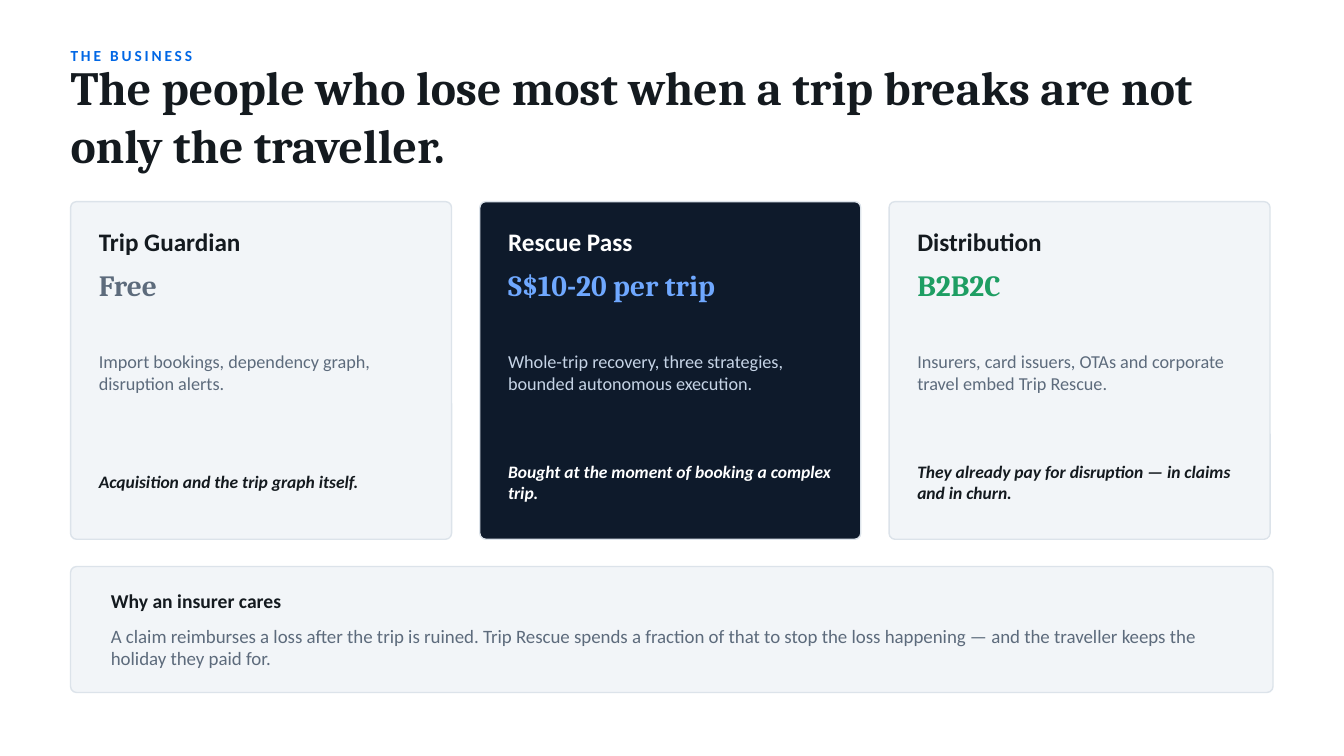
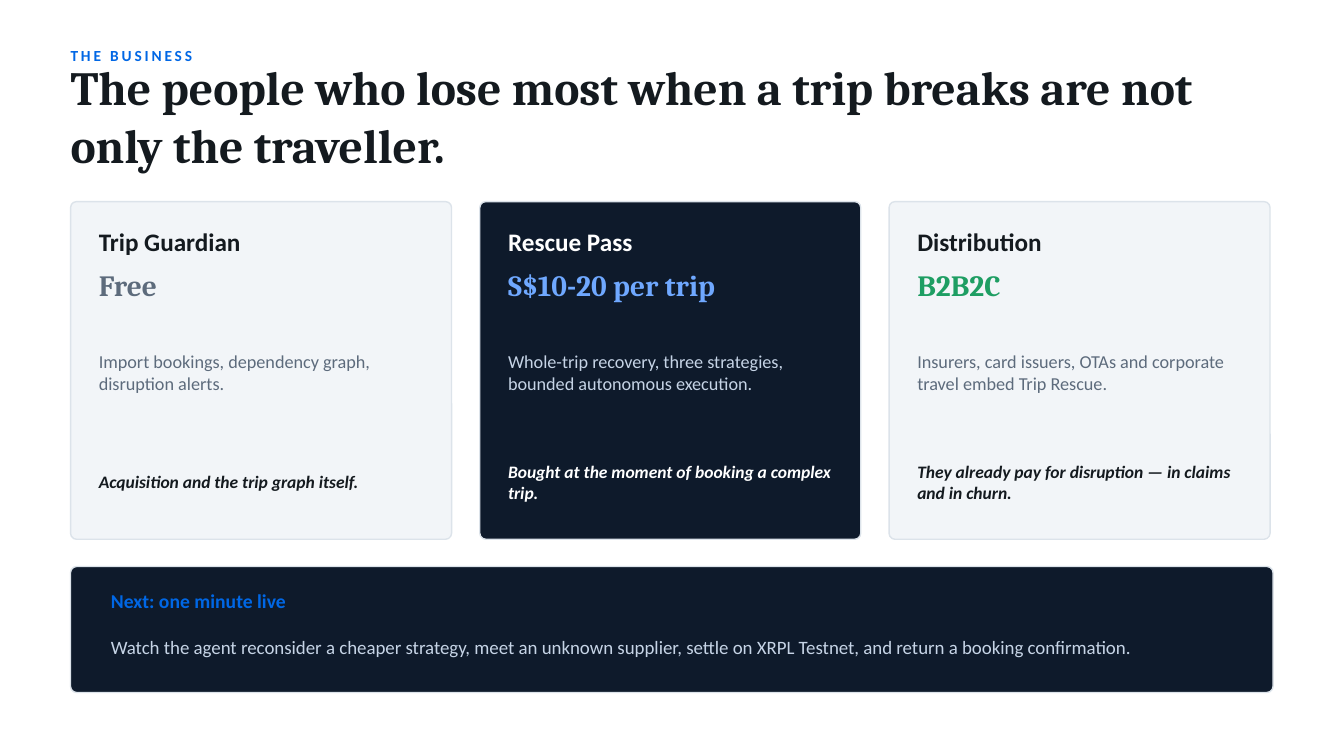
Before and after one commit to javerinetan/TripRescue, a slide deck: slide 6 of docs/TripRescue-pitch.pptx (slide 11 before the commit). Drawn at 1344x756 pixels with LibreOffice and Linux fonts; fonts in the diff are those of the drawing. Boxes give left, top, right and bottom in pixels: in the first picture for what was removed or moved away, otherwise in the second. Text is boxed around its words. In the diff, an @@ line names an element or a change of style, - is before the commit and + after.

```diff
--- a/docs/TripRescue-pitch.pptx
+++ b/docs/TripRescue-pitch.pptx
@@ rounded rectangle at [71, 567, 1273, 693]: fill #F2F5F8 to #0E1A2B @@
@@ text at [111, 594, 286, 608]: text changed; text colour #141A1F to #0067E5 @@
-Why an insurer cares
+Next: one minute live
@@ text at [111, 641, 1131, 658]: text changed; text colour #5D6B7C to #C6D4E6 @@
-A claim reimburses a loss after the trip is ruined. Trip Rescue spends a fraction of that to stop the loss happening — and the traveller keeps the holiday they paid for.
+Watch the agent reconsider a cheaper strategy, meet an unknown supplier, settle on XRPL Testnet, and return a booking confirmation.
```
Also in this commit, not shown: 6 slides removed, 6 other files.
